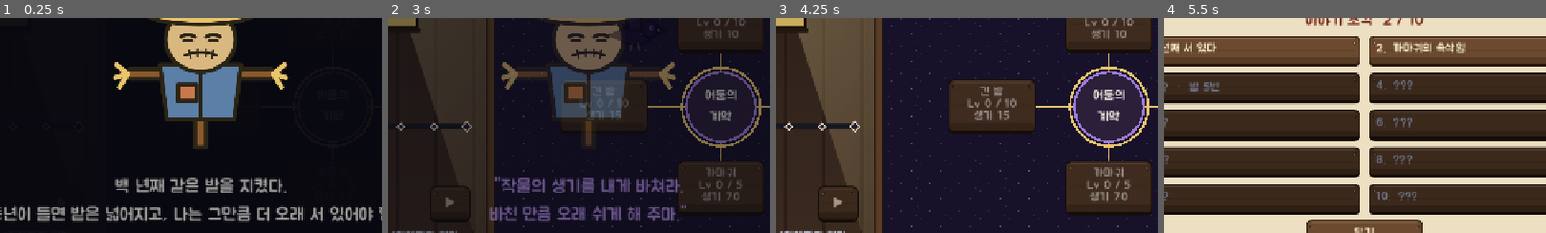
Above: before the commit, frames 1-4 (left to right).
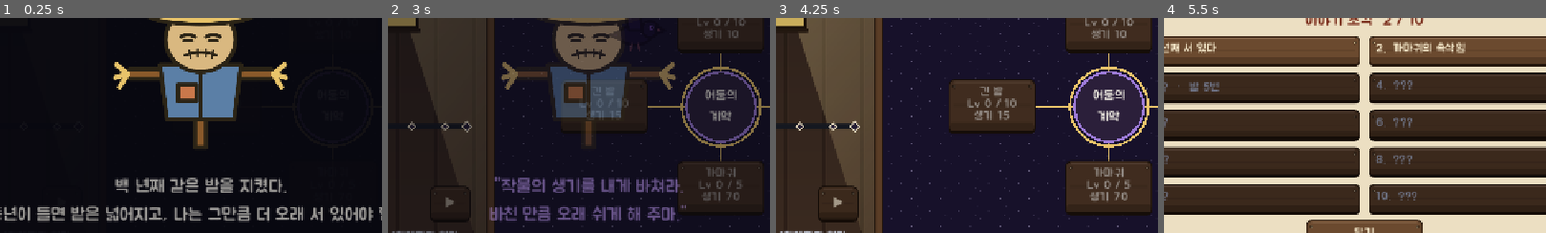
Above: after the commit, the same moments.

Repository: dldpwns1234-rgb/scarecrow1
Game: Godot game, scene res://scenes/main.tscn
The game is run twice, just before and just after one commit, with the same random seed, the same clock (stepped at 60 frames per second) and the same inputs.
Inputs (mouse positions are % of the whole screen's width and height, from its top left):
- Up to frame 1 (0.25 s): no input
- Up to frame 2 (3 s): click "이야기 2/10" at 0.5 s; click (32, 7) at 1.27 s; click "정복하면 다음 밭으로" at 2 s; click "밤으로 나가기 · 밭 1단계 (20초)" at 2.75 s
- Up to frame 3 (4.25 s): click "전체 보기" at 3.5 s
- Up to frame 4 (5.5 s): click "가운데로" at 4.25 s; click "이야기 2/10" at 5 s
The pictures show only the part of the screen within x 24-74%, y 24-74%; the shares and areas given below are measured in that part.

The runs differ from the first frame. In frame 2, 0.2% of the frame differs, in the area x 2-16%, y 48-53%; in frame 3, 0.2%; in frame 4, nothing differs.

Commit message:
이야기 조각·마을 소문을 별빛 2ec315d 곡선에 (업적·숙련·도깨비불·날씨, 휴식 지수 0.42): '어둠의 배'는 바친 생기 1조 → 10조(97분), '농부의 한숨'은 1000조 → 1경(152분). 1조·1000조면 겨울잠(51분) 뒤 72·119분에 몰렸다. 봇 기준 겨울잠 51 → 97 → 152 → 결말 189분으로 고르다. 어둠의 배·농부의 한숨 무렵 소문도 10조·1경으로, 할머니의 휴경지 소문은 10경(165분)으로
Co-Authored-By: Claude Opus 5.5 <noreply@anthropic.com>

Diff:
--- a/autoload/balance/rumors.gd
+++ b/autoload/balance/rumors.gd
@@ -38,11 +38,11 @@
 	{"stat": "winters", "from": 2.0, "text": "농부 영감이 허수아비한테 말을 걸더래. 대답은 없었고."},
 	{"stat": "winters", "from": 3.0, "text": "흉년이 세 해째라 예배당에서 기도회를 연대."},
 	{"stat": "winters", "from": 4.0, "text": "도시로 간 사람들이 편지를 보냈대. 거기도 다들 지쳤대."},
-	# 바친 생기 (이야기 조각 '어둠의 배' 1조·'농부의 한숨' 1000조와 함께 짙어진다)
+	# 바친 생기 (이야기 조각 '어둠의 배' 10조·'농부의 한숨' 1경과 함께 짙어진다, 별빛 2ec315d 곡선: 1억 30분 · 10조 97분 · 1경 152분 · 10경 165분)
 	{"stat": "offered", "from": 1e8, "text": "밤하늘로 반딧불 같은 게 줄지어 올라간대."},
-	{"stat": "offered", "from": 1e12, "text": "구름도 없는데 달이 반쯤 가려진 밤이 잦아졌어."},
-	{"stat": "offered", "from": 1e12, "text": "까마귀 그림자가 지붕만큼 크더래."},
-	{"stat": "offered", "from": 1e15, "text": "어둠이 마을 우물까지 내려왔다는 말이 있어."},
-	{"stat": "offered", "from": 1e15, "text": "농부들이 허수아비 옆에 의자를 하나씩 놓기 시작했대."},
-	{"stat": "offered", "from": 1e16, "text": "오래 쓴 밭은 쉬게 둬야 한다고 할머니가 그러시더라."},
+	{"stat": "offered", "from": 1e13, "text": "구름도 없는데 달이 반쯤 가려진 밤이 잦아졌어."},
+	{"stat": "offered", "from": 1e13, "text": "까마귀 그림자가 지붕만큼 크더래."},
+	{"stat": "offered", "from": 1e16, "text": "어둠이 마을 우물까지 내려왔다는 말이 있어."},
+	{"stat": "offered", "from": 1e16, "text": "농부들이 허수아비 옆에 의자를 하나씩 놓기 시작했대."},
+	{"stat": "offered", "from": 1e17, "text": "오래 쓴 밭은 쉬게 둬야 한다고 할머니가 그러시더라."},
 ]
--- a/autoload/balance/story.gd
+++ b/autoload/balance/story.gd
@@ -2,9 +2,9 @@
 ## Balance 4부: 이야기 조각 10개 (docs/STORY.md, 윤슬)와 마을 소문(문안은 balance/rumors.gd). 게임 수치에는 영향이 없다.
 ## 문안은 카드 폭(한 줄 36자 안팎)에 맞춰 문장마다 줄을 바꿨다 (한글은 낱자 사이에서도 줄이 바뀌어 낱말이 갈라지므로).
 ## 기록(StoryStat)이 목표에 닿고 앞 조각이 열려 있으면 열린다. 순서가 곧 이야기 순서라 건너뛰지 않는다. 열림과 카드는 autoload/story.gd.
-## 목표는 봇의 시간표(docs/BALANCE_SIM.md 2026-10-15, 별빛 f80b9b1 곡선 Z1: 단계마다 생기 ×1.05, 휴식 지수 0.45)에 맞춰 조각 사이가 점점 벌어지게 잡았다:
-## 밤 5번 3분 · 첫 정복 5분 · 10단계 18분(첫 허수아비 일꾼 합류와 같은 단계) · 40단계 31분 · 첫 겨울잠 43분 ·
-## 바친 생기 1조 83분(셋째 철 초) · 1000조 132분(넷째 철 초) · 약속된 휴식 백 년 3시간쯤(넷째 철 끝). 겨울잠 뒤 간격이 40~50분으로 고르다.
+## 목표는 봇의 시간표(docs/BALANCE_SIM.md 2026-10-15, 별빛 2ec315d: 업적·숙련·도깨비불·날씨, 휴식 지수 0.42)에 맞춰 조각 사이가 점점 벌어지게 잡았다:
+## 밤 5번 3분 · 첫 정복 5분 · 10단계 16분(첫 허수아비 일꾼 합류와 같은 단계) · 40단계 30분 · 첫 겨울잠 51분 ·
+## 바친 생기 10조 97분 · 1경 152분 · 약속된 휴식 백 년 3시간 10분쯤. 겨울잠 뒤 간격이 40~55분으로 고르다 (1조·1000조면 72·119분에 몰렸다).
 ## 곡선이 바뀌면 build/curve/plot_curve.py 로 봇 로그에서 조각 시각을 어림해 다시 잡는다.
 ## 겨울잠은 최고 단계를 처음으로 되돌리므로 겨울잠 뒤 조각은 늘 오르기만 하는 바친 생기로 연다 (밭 단계로 두면 둘째 철 초에 몰려 열렸다)
 
@@ -25,9 +25,9 @@
 		"text": "어둠이 밭에 무언가를 뿌렸다. 작물이 두 배로 굵어졌다.\n\"살진 작물에서 생기가 더 많이 나온다. 너를 돕는 것이다.\"\n작물이 굵어질수록 밭은 넓어지고, 나는 더 많이 일했다.\n어디서 많이 본 모습이었다."},
 	{"stat": StoryStat.WINTERS, "goal": 1.0, "title": "겨울잠",
 		"text": "눈이 밭을 덮었다. 어둠은 봄까지 기다리라고 했다.\n나는 처음으로 짧게 잠들었다. 꿈속에서 아무것도 지키지 않았다.\n깨어 보니 봄이었고, 밭은 다시 푸르렀다."},
-	{"stat": StoryStat.OFFERED, "goal": 1e12, "title": "어둠의 배",
+	{"stat": StoryStat.OFFERED, "goal": 1e13, "title": "어둠의 배",
 		"text": "어둠은 이제 까마귀만 한 크기가 아니다. 달을 가릴 만큼 커졌다.\n생기를 먹을수록 어둠은 커지고, 어둠이 클수록 밭도 커진다.\n풍년과 무엇이 다른가. 나는 처음으로 계약을 의심했다."},
-	{"stat": StoryStat.OFFERED, "goal": 1e15, "title": "농부의 한숨",
+	{"stat": StoryStat.OFFERED, "goal": 1e16, "title": "농부의 한숨",
 		"text": "새벽에 농부가 밭 가장자리에 주저앉아 있었다.\n굽은 등이 내 장대처럼 굳어 있었다.\n\"올해도 망했네.\" 농부는 그렇게 말하고, 이상하게도 조금 웃었다.\n농부도 백 년 같은 일을 하고 있었구나."},
 	{"stat": StoryStat.REST, "goal": STORY_REST_GOAL, "title": "휴경지의 별",
 		"text": "약속된 휴식이 백 년에 닿았다.\n나는 마지막 생기를 어둠이 아니라 밭에 돌려주었다.\n어둠은 배를 움켜쥐고 작아지더니, 그냥 까마귀가 되었다.\n농부는 밭을 묵히고 도시로 떠났다. 아무도 이 밭을 지키라고 하지 않는다.\n나는 휴경지에 처음으로 누웠다. 별이 많다.\n까마귀가 내 옆에 내려앉았다. 오늘은 쫓아내지 않기로 했다."},
--- a/tests/test_story.gd
+++ b/tests/test_story.gd
@@ -26,18 +26,18 @@
 	Game.finish_night()
 	_equal(Story.unlocked_count, 6, "밭 단계 조각들이 열리고 겨울잠 조각에서 멈춘다 (건너뛰지 않는다)")
 	_equal(Balance.FRAGMENTS[4]["title"], "다른 허수아비들", "10단계 조각은 첫 허수아비 일꾼과 함께")
-	Game.offered = 1e12
+	Game.offered = 1e13
 	Game.start_night()
 	Game.finish_night()
-	_equal(Story.unlocked_count, 6, "겨울잠 전에는 바친 생기 1조가 닿아도 기다린다")
+	_equal(Story.unlocked_count, 6, "겨울잠 전에는 바친 생기 10조가 닿아도 기다린다")
 	Winter.sleeps = 1
 	Winter.slept.emit(3.0)
 	_equal(Story.unlocked_count, 8, "첫 겨울잠 → '겨울잠', 이미 닿은 '어둠의 배'까지")
 	Night.best_level = 1
-	Game.offered = 1e15
+	Game.offered = 1e16
 	Game.start_night()
 	Game.finish_night()
-	_equal(Story.unlocked_count, 9, "겨울잠으로 밭 단계가 내려가도 닫히지 않고, 바친 생기 1000조면 '농부의 한숨'")
+	_equal(Story.unlocked_count, 9, "겨울잠으로 밭 단계가 내려가도 닫히지 않고, 바친 생기 1경이면 '농부의 한숨'")
 	_equal(Balance.fragment_hint(9), "약속된 휴식 백 년", "다음 조각의 조건 글")
 
 	var data := Save.to_dict()
@@ -62,10 +62,10 @@
 	var first := Balance.rumors_now(0, 1, 0, 0.0)
 	_equal(first.has("윗마을 밀밭에 밤새 잿빛 곰팡이가 피었대."), true, "첫날에도 소문이 들린다")
 	_equal(first.has("마을에서 밭 감독관을 불렀대. 등불 들고 밤새 돈다나."), false, "감독관 소문은 25단계 전엔 없다")
-	var later := Balance.rumors_now(50, 30, 2, 2e12)
+	var later := Balance.rumors_now(50, 30, 2, 2e13)
 	_equal(later.has("마을에서 밭 감독관을 불렀대. 등불 들고 밤새 돈다나."), true, "25단계를 넘으면 감독관 소문")
 	_equal(later.has("윗마을 밀밭에 밤새 잿빛 곰팡이가 피었대."), false, "처음 며칠 소문은 밤 20번이 지나면 들리지 않는다")
-	_equal(later.has("구름도 없는데 달이 반쯤 가려진 밤이 잦아졌어."), true, "바친 생기 1조면 어둠의 배 무렵 소문")
+	_equal(later.has("구름도 없는데 달이 반쯤 가려진 밤이 잦아졌어."), true, "바친 생기 10조면 어둠의 배 무렵 소문")
 	_equal(later.size() > first.size(), true, "진행할수록 들리는 소문이 늘어난다")
 	for entry: Dictionary in Balance.RUMORS.LINES:
 		_equal(entry["stat"] in ["any", "nights", "field", "winters", "offered"], true, "소문 조건 이름 %s" % entry["stat"])
Not shown, changed: docs/STORY.md
